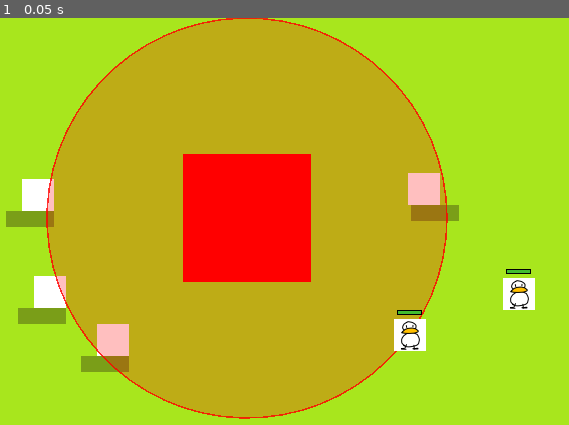
Above: before the commit, frame 1.
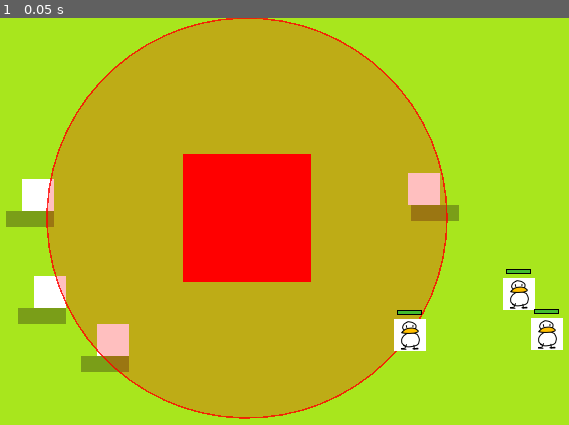
Above: after the commit, the same moment.

Repository: Sukimo/Duck_Tactics
Game: Godot game, scene res://Scene/arena_2d.tscn
Two runs of this game, one before a commit and one after it. Both use one fixed random seed, a clock stepped at 60 frames per second and the inputs below.
Inputs:
- Up to frame 1 (0.05 s): no input

The runs differ from the first frame. In frame 1, 0.5% of the frame differs, in the area x 93-99%, y 71-82%.

Commit message:
[update] duck merge system
complete merge system lv1> lv2
re-logic for player controller
click for move
hold & drag for merge

Diff:
--- a/Scene/arena_2d.tscn
+++ b/Scene/arena_2d.tscn
@@ -2,8 +2,8 @@
 
 [ext_resource type="Texture2D" uid="uid://ce6o71538cywk" path="res://cube32.png" id="1_4ecip"]
 [ext_resource type="PackedScene" uid="uid://r0wmacbh07on" path="res://enemies/StructureEnemy .tscn" id="3_bj6xp"]
-[ext_resource type="PackedScene" uid="uid://cyntornrl8nbf" path="res://units/melee_duck.tscn" id="4_xajys"]
-[ext_resource type="PackedScene" uid="uid://dg6buts2tf6ws" path="res://units/range_duck.tscn" id="5_7e173"]
+[ext_resource type="PackedScene" uid="uid://cyntornrl8nbf" path="res://units/ducks/melee_duck.tscn" id="4_xajys"]
+[ext_resource type="PackedScene" uid="uid://dg6buts2tf6ws" path="res://units/ducks/range_duck.tscn" id="5_7e173"]
 
 [sub_resource type="NavigationPolygon" id="NavigationPolygon_4ecip"]
 vertices = PackedVector2Array(778.9531, 17.929688, 777.0469, 426, 20.84375, 426, 14.15625, 13.0625)
@@ -95,5 +95,8 @@
 [node name="MeleeDuck" parent="." unique_id=1533052234 instance=ExtResource("4_xajys")]
 position = Vector2(672, 276)
 
+[node name="MeleeDuck2" parent="." unique_id=811425380 instance=ExtResource("4_xajys")]
+position = Vector2(700, 316)
+
 [node name="RangeDuck" parent="." unique_id=1850260188 instance=ExtResource("5_7e173")]
 position = Vector2(563, 317)
--- /dev/null
+++ b/autoload/merge_manager.gd
@@ -0,0 +1,46 @@
+extends Node
+# Autoload as "MergeManager"
+
+# Maps (class_name_string, level) → PackedScene path
+# Extend this table as you add more duck types/levels
+const MERGE_TABLE: Dictionary ={
+	["MeleeDuck",1]:"res://units/ducks/melee_duck.tscn",
+	["MeleeDuck", 2]: "res://units/ducks/melee_duck_lv2.tscn",
+	["RangeDuck", 1]: "res://units/ducks/range_duck.tscn",
+	["RangeDuck", 2]: "res://units/ducks/range_duck_lv2.tscn",
+}
+
+func try_merge(a: BaseDuck, b: BaseDuck)-> void:
+	if a.duck_type() != b.duck_type():
+		_snap_back(a)
+		return
+	if a.duck_level != b.duck_level:
+		_snap_back(a)
+		return
+
+	var next_level: int= a.duck_level +1
+	var key := [a.duck_type(),next_level]
+
+	if not MERGE_TABLE.has(key):
+		print("[Merge] No recipe for %s lv%d" % [a.duck_type(), next_level])
+		_snap_back(a)
+		return
+
+	var spawn_pos: Vector2 = b.global_position
+	var scene: PackedScene = load(MERGE_TABLE[key])
+	var merged: Node = scene.instantiate()
+
+	get_tree().current_scene.add_child(merged)
+	if merged is BaseDuck:
+		(merged as BaseDuck).global_position =spawn_pos
+		(merged as BaseDuck).duck_level =next_level
+
+	#destory both originals
+	a.queue_free()
+	b.queue_free()
+	print("[Merge] %s lv%d + lv%d → lv%d" % [a.duck_type(), a.duck_level, b.duck_level, next_level])
+
+func _snap_back(_duck:BaseDuck)-> void:
+	# Duck is already at drop position — nothing to do.
+	# If you want snap-back animation, tween it back to _origin here.
+	pass
--- a/project.godot
+++ b/project.godot
@@ -14,6 +14,10 @@
 run/main_scene="uid://4y65ctapxa7c"
 config/features=PackedStringArray("4.6", "GL Compatibility")
 config/icon="res://icon.svg"
+
+[autoload]
+
+MergeManager="*uid://c3h0ttb4su54s"
 
 [display]
 
--- a/units/duck.gd
+++ b/units/duck.gd
@@ -5,6 +5,14 @@
 @export var max_hp: int =100
 @export var selected_color: Color=Color(1.0,0.85,0.0,1.0) #yellow tint
 @export var normal_color: Color= Color(1.0, 1.0,  1.0, 1.0)  #white
+
+@export var duck_level: int =1
+
+const HOLD_THRESHOLD: float =0.15 # seconds to distinguish click vs hold-drag
+
+var _mouse_held: bool =false
+var _hold_timer: float = 0.0
+var _is_dragging: bool = false
 
 #node refs
 @onready var sprite: Sprite2D = $Sprite2D
@@ -28,21 +36,54 @@
 
 # input
 func _input(event: InputEvent) -> void:
-	if not (event is InputEventMouseButton
-			and event.button_index == MOUSE_BUTTON_LEFT
-			and event.pressed):
-		return
-	var click_world:= get_global_mouse_position()
-	#player click this duck?
-	if _is_click_on_self(click_world):
-		_set_selected(true)
+	#drag pick-up
+	if (event is InputEventMouseButton
+			and event.button_index == MOUSE_BUTTON_LEFT):
+		var world := get_global_mouse_position()
+
+		#press
+		if event.is_pressed():
+			if _is_click_on_self(world):
+				#start hold timer clikc or drag in _process
+				_mouse_held=true
+				_hold_timer=0.0
+				get_viewport().set_input_as_handled()
+			elif _selected:
+				#clicked world while selected move command
+				_move_to(world)
+				_set_selected(false)
+				get_viewport().set_input_as_handled()
+			return
+		#release
+		if not event.is_pressed():
+			if _is_dragging:
+				#end drag > attempt merge
+				_is_dragging=false
+				z_index=0
+				_has_target =false
+				_try_merge_at(world)
+				get_viewport().set_input_as_handled()
+			elif _mouse_held:
+				#release before hold threshold > treat as plain click >select
+				_mouse_held =false
+				_set_selected(true)
+				get_viewport().set_input_as_handled()
+			return
+	#drag follow
+	if event is InputEventMouseMotion and _is_dragging:
+		global_position =get_global_mouse_position()
 		get_viewport().set_input_as_handled()
-		return
-	#click as move
-	if _selected:
-		_move_to(click_world)
-		_set_selected(false)
-		get_viewport().set_input_as_handled()
+
+func _process(delta: float) -> void:
+	if _mouse_held and not _is_dragging:
+		_hold_timer += delta
+		if _hold_timer >= HOLD_THRESHOLD:
+			#crossed threshold > become drag
+			_mouse_held=false
+			_is_dragging=true
+			_has_target =false #stop while dragging
+			velocity = Vector2.ZERO
+			z_index = 10 #render on top
 
 #physics process
 func _physics_process(delta: float) -> void:
@@ -50,9 +91,8 @@
 	_do_movement()
 
 func can_move()-> bool: return true
-
 func _do_movement()->void:
-	if not can_move() or not _has_target:
+	if not can_move() or not _has_target or _is_dragging:
 		velocity =Vector2.ZERO
 		return
 	if not nav_agent.is_navigation_finished():
@@ -78,11 +118,12 @@
 	#print("[Duck] %s took %d dmg (%d/%d)" % [name, amount, hp, max_hp])
 	if hp <= 0:
 		die()
-
 func die() -> void:
 	print("[Duck] %s died" % name)
 	queue_free()
 
+func duck_type()-> String:
+	return "Baseduck"
 #helpers
 func _is_click_on_self(world_pos:Vector2) -> bool:
 	#AABB check (32x32) centered on origin
@@ -100,6 +141,18 @@
 	_has_target =true
 	nav_agent.target_position =pos
 
+func _try_merge_at(drop_world: Vector2)->void:
+	# Find any duck under the drop point (except self)
+	for duck in get_tree().get_nodes_in_group("ducks"):
+		if duck == self or not duck is BaseDuck:
+			continue
+		var other := duck as BaseDuck
+		var half := Vector2(20,20)
+		var rect := Rect2(other.global_position- half,half*2)
+		if rect.has_point(drop_world):
+			MergeManager.try_merge(self,other)
+			return
+
 #public API
 func get_selected()->bool:
 	return _selected
--- /dev/null
+++ b/units/ducks/melee_duck_lv2.tscn
@@ -0,0 +1,30 @@
+[gd_scene format=3 uid="uid://cvi0q3w70idj7"]
+
+[ext_resource type="Script" uid="uid://ctvlk57sns1bt" path="res://units/melee_duck.gd" id="1_2whgl"]
+[ext_resource type="Texture2D" uid="uid://djumuu38bf2o8" path="res://sprites/duckNearest_v1.png" id="2_75gud"]
+[ext_resource type="Script" uid="uid://dufoubqahcdi" path="res://components/melee_attack.gd" id="3_i5qc3"]
+[ext_resource type="PackedScene" uid="uid://b73q4bv6hdhkt" path="res://components/health_bar.tscn" id="4_1fcf5"]
+
+[sub_resource type="RectangleShape2D" id="RectangleShape2D_txoiq"]
+size = Vector2(32, 32)
+
+[node name="MeleeDuck" type="CharacterBody2D" unique_id=811425380 groups=["ducks"]]
+script = ExtResource("1_2whgl")
+
+[node name="Sprite2D" type="Sprite2D" parent="." unique_id=727289044]
+texture_filter = 1
+texture = ExtResource("2_75gud")
+
+[node name="CollisionShape2D" type="CollisionShape2D" parent="." unique_id=472093862]
+shape = SubResource("RectangleShape2D_txoiq")
+
+[node name="NavAgent" type="NavigationAgent2D" parent="." unique_id=964559432]
+
+[node name="AttackComponent" type="Node" parent="." unique_id=1904844528]
+script = ExtResource("3_i5qc3")
+flash_duration = 1.0
+attack_range = 100.0
+attack_damage = 999
+target_group = "enemies"
+
+[node name="HealthBar" parent="." unique_id=968690896 instance=ExtResource("4_1fcf5")]
--- /dev/null
+++ b/units/ducks/range_duck_lv2.tscn
@@ -0,0 +1,31 @@
+[gd_scene format=3 uid="uid://dmn14hwxbobtl"]
+
+[ext_resource type="Script" uid="uid://bqosdplvx2qo5" path="res://units/range_duck.gd" id="1_wadj7"]
+[ext_resource type="Texture2D" uid="uid://brtc57awtjdat" path="res://sprites/duck_v1.png" id="2_kqhh0"]
+[ext_resource type="Script" uid="uid://c7w68xdn0asqh" path="res://components/range_attack.gd" id="3_tamc0"]
+[ext_resource type="PackedScene" uid="uid://b73q4bv6hdhkt" path="res://components/health_bar.tscn" id="4_7kq42"]
+
+[sub_resource type="RectangleShape2D" id="RectangleShape2D_txoiq"]
+size = Vector2(32, 32)
+
+[node name="RangeDuck" type="CharacterBody2D" unique_id=811425380 groups=["ducks"]]
+script = ExtResource("1_wadj7")
+
+[node name="Sprite2D" type="Sprite2D" parent="." unique_id=727289044]
+texture = ExtResource("2_kqhh0")
+
+[node name="CollisionShape2D" type="CollisionShape2D" parent="." unique_id=472093862]
+shape = SubResource("RectangleShape2D_txoiq")
+
+[node name="NavAgent" type="NavigationAgent2D" parent="." unique_id=964559432]
+
+[node name="AttackComponent" type="Node" parent="." unique_id=189820681]
+script = ExtResource("3_tamc0")
+projectile_speed = 200.0
+arc_height = 0.0
+attack_range = 200.0
+attack_damage = 12
+attack_speed = 0.8
+target_group = "enemies"
+
+[node name="HealthBar" parent="." unique_id=968690896 instance=ExtResource("4_7kq42")]
--- a/units/melee_duck.gd
+++ b/units/melee_duck.gd
@@ -1,5 +1,8 @@
 extends BaseDuck
 class_name MeleeDuck
+
+func duck_type()-> String:
+	return "MeleeDuck"
 
 func can_move()-> bool:
 	if attack_component is MeleeAttackComponent:
--- a/units/range_duck.gd
+++ b/units/range_duck.gd
@@ -1,2 +1,5 @@
 extends BaseDuck
 class_name  RangeDuck
+
+func duck_type()-> String:
+	return "RangeDuck"
Renamed: units/melee_duck.tscn -> units/ducks/melee_duck.tscn
Renamed: units/range_duck.tscn -> units/ducks/range_duck.tscn
